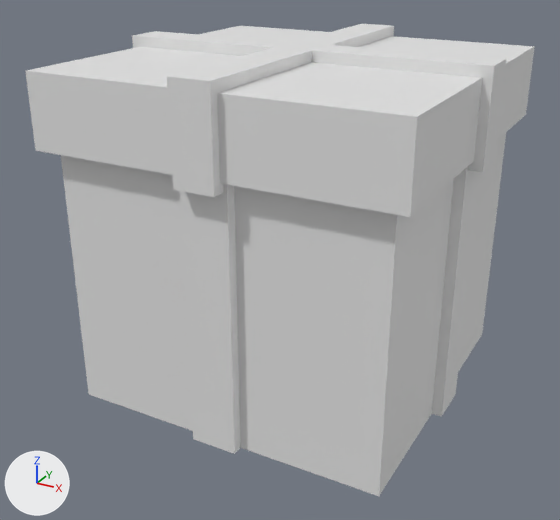
Two versions of the Blender file resource/Materials/Model/edited_models_with_new_1024_texture/gift.blend, one commit apart.
Before and after are seen from a 50 mm lens placed at (1.64, -3.2, 2.17), pointed at (-0.05, -0.12, 0.63). The lights are fixed; the arrows at lower left show +X, +Y and +Z.

In view in the first picture: 'box', 'door'.
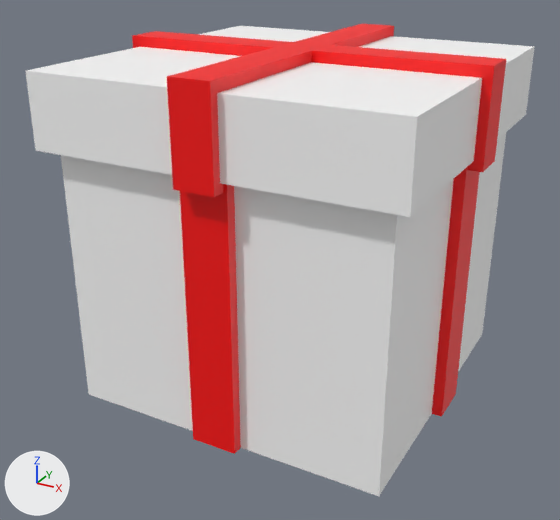
What differs and where, as boxes (x1, y1, x2, y2) in the pictures (560 x 520 px):
```json
{"object": "box", "change": "recoloured", "before": [61, 133, 506, 496], "after": [61, 133, 506, 496]}
{"object": "door", "change": "recoloured", "before": [25, 24, 535, 217], "after": [25, 24, 535, 217]}
```

Scene script edits in JSON lines:
```json
{"op": "add", "block": "img_gift_texture_png", "code": ["img_gift_texture_png = load_image('gift-texture.png', '../../../Graphics/ui/gift-texture.png', 64, 64, 'sRGB')"]}
{"op": "add", "block": "mat_gift_texture_png", "code": ["mat_gift_texture_png = principled_material('gift-texture.png')", "mat_gift_texture_png.texture = img_gift_texture_png"]}
{"block": "me_plane_002", "where": "me_plane_002.from_pydata(...)  # 200 vertices, 198 faces; spans x -0.83..0.83, y -0.83..0.83, z 0.0..1.4"}
{"op": "add", "block": "me_plane_002", "code": "me_plane_002.materials.append(mat_gift_texture_png)  # picture img_gift_texture_png"}
{"block": "me_plane_003", "where": "me_plane_003.from_pydata(...)  # 356 vertices, 354 faces; spans x -1.05..1.05, y -1.05..1.05, z -0.45..0.06"}
{"op": "add", "block": "me_plane_003", "code": "me_plane_003.materials.append(mat_gift_texture_png)  # picture img_gift_texture_png"}
```
